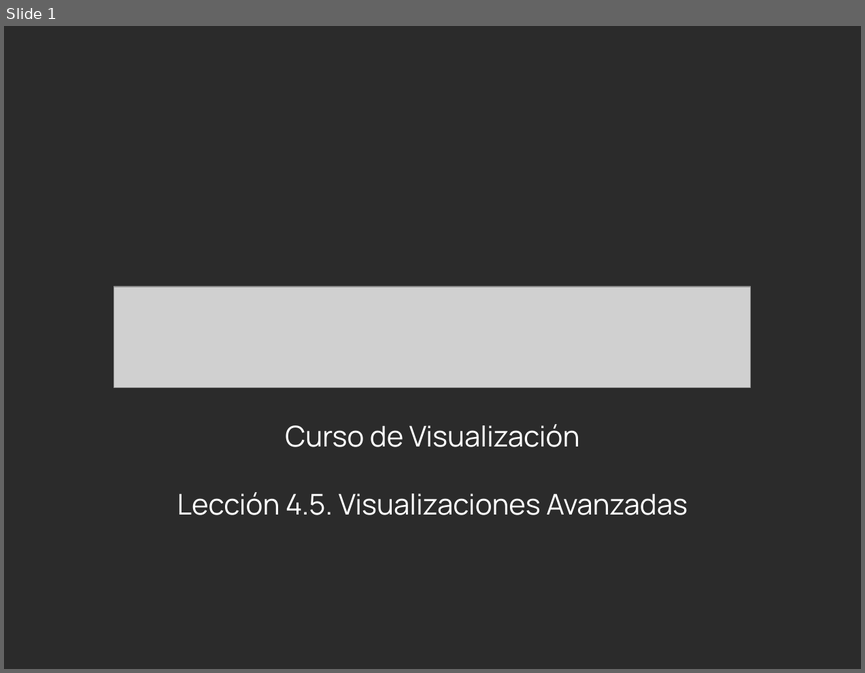
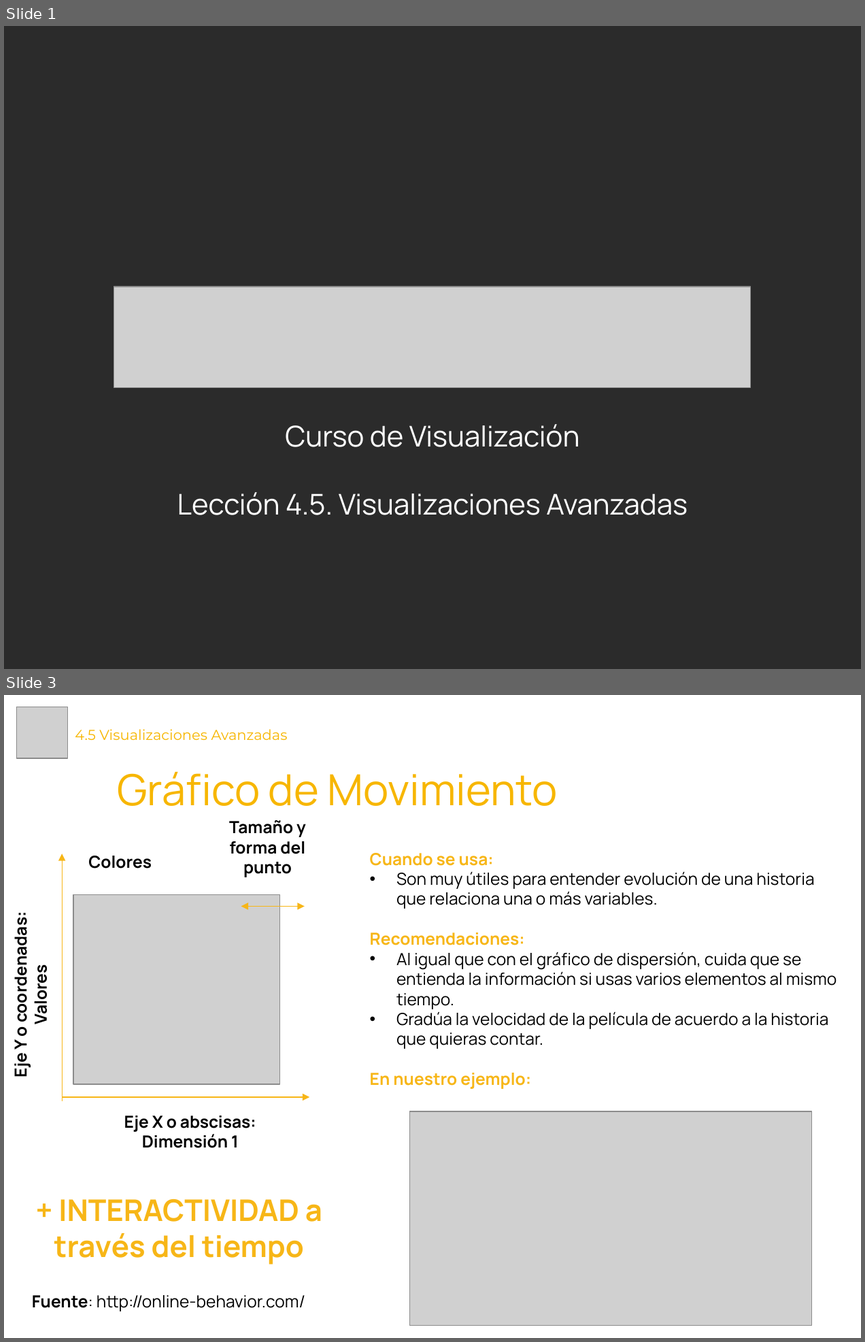
Before and after one commit to Laboratoria/curriculum, a slide deck: 18-data-visualization/Contenido Semana 2/4.5. Presentación - Visualizaciones Avanzadas.pptx. Shown one above the other, each under a label of ours: slide 1 before the commit, slides 1 and 3 after it; the slides between them are not shown. The pictures are 865x673 and 865x1342 pixels, drawn with LibreOffice and Linux fonts; fonts in the diff are those of the drawing; grey boxes stand for pictures; background and template pictures are left out; a plain dark background stands for a picture behind light text. Boxes give left, top, right and bottom in pixels: in the first picture for what was removed or moved away, otherwise in the second. Text is boxed around its words. In the diff, an @@ line names an element or a change of style, - is before the commit and + after.

```diff
--- a/18-data-visualization/Contenido Semana 2/4.5. Presentación - Visualizaciones Avanzadas.pptx
+++ b/18-data-visualization/Contenido Semana 2/4.5. Presentación - Visualizaciones Avanzadas.pptx
@@ slide 3 added at <box>4,695,861,1338</box>, background #FFFFFF @@
@@ picture added at <box>16,707,67,758</box> @@
@@ title added at <box>75,729,288,740</box>, 12 pt, text #F7B600 @@
+4.5 Visualizaciones Avanzadas
@@ text added at <box>117,772,558,806</box>, 36 pt, text #F7B600 @@
+Gráfico de Movimiento
@@ text added at <box>229,820,306,877</box>, 14 pt, text #000000, bold @@
+Tamaño y forma del punto
@@ arrow added from (62, 1101) to (62, 853), #F7B617 0.75 pt @@
@@ text added at <box>88,855,152,868</box>, 14 pt, text #000000, bold @@
+Colores
@@ text added at <box>370,853,837,1089</box>, 14 pt, text #000000 @@
+Cuando se usa:
+• Son muy útiles para entender evolución de una historia que relaciona una o más variables.
+Recomendaciones:
+• Al igual que con el gráfico de dispersión, cuida que se entienda la información si usas varios elementos al mismo tiempo.
+• Gradúa la velocidad de la película de acuerdo a la historia que quieras contar.
+En nuestro ejemplo:
@@ picture added at <box>73,895,280,1084</box> @@
@@ double arrow added from (241, 906) to (305, 906), #F7B617 0.75 pt @@
@@ text added at <box>9,922,52,1076</box>, 14 pt, text #000000, bold @@
+Eje Y o coordenadas: Valores
@@ arrow added from (62, 1097) to (310, 1097), #F7B617 0.75 pt @@
@@ text added at <box>124,1115,256,1148</box>, 14 pt, text #000000, bold @@
+Eje X o abscisas: Dimensión 1
@@ picture added at <box>410,1111,812,1325</box> @@
@@ text added at <box>54,1199,322,1264</box>, 25 pt, text #F7B617, bold @@
++ INTERACTIVIDAD a través del tiempo
@@ text added at <box>32,1295,305,1311</box>, 14 pt, text #000000 @@
+Fuente: http://online-behavior.com/
```
Also in this commit, not shown: 1 slide changed, 8 other files.
